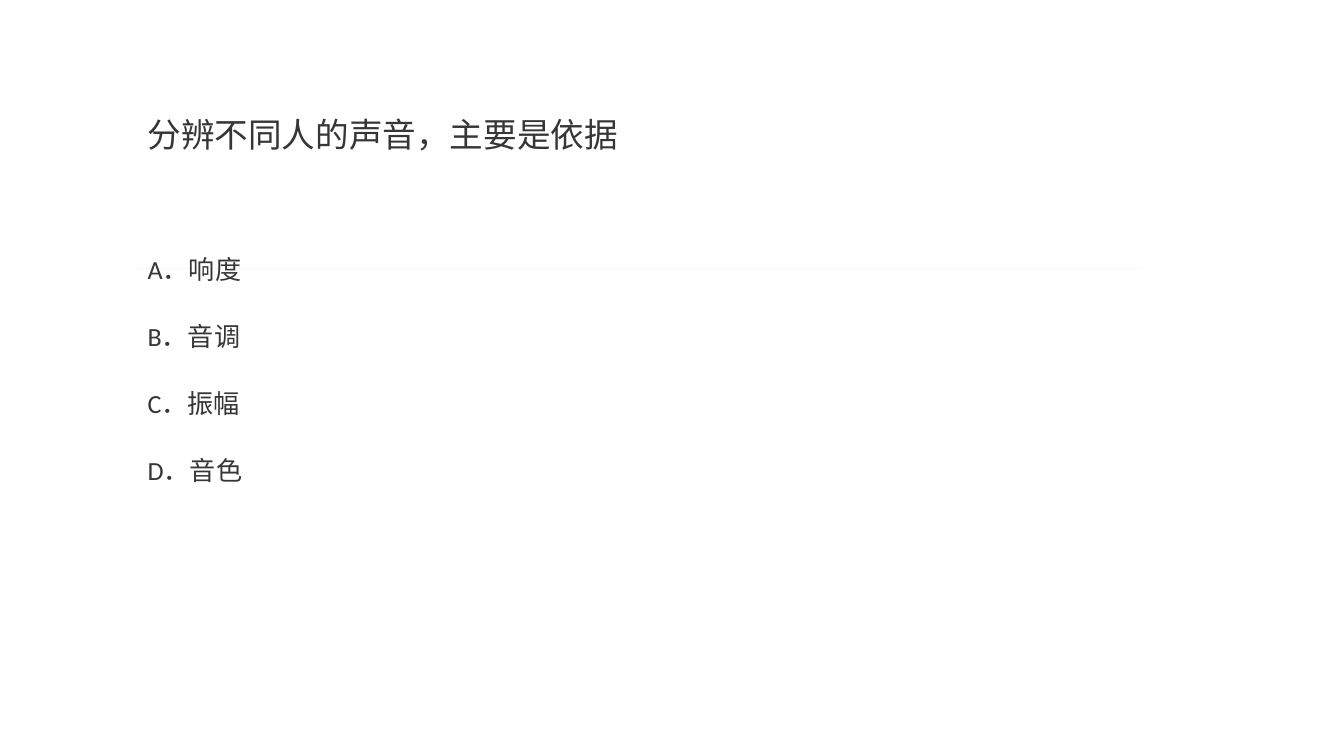
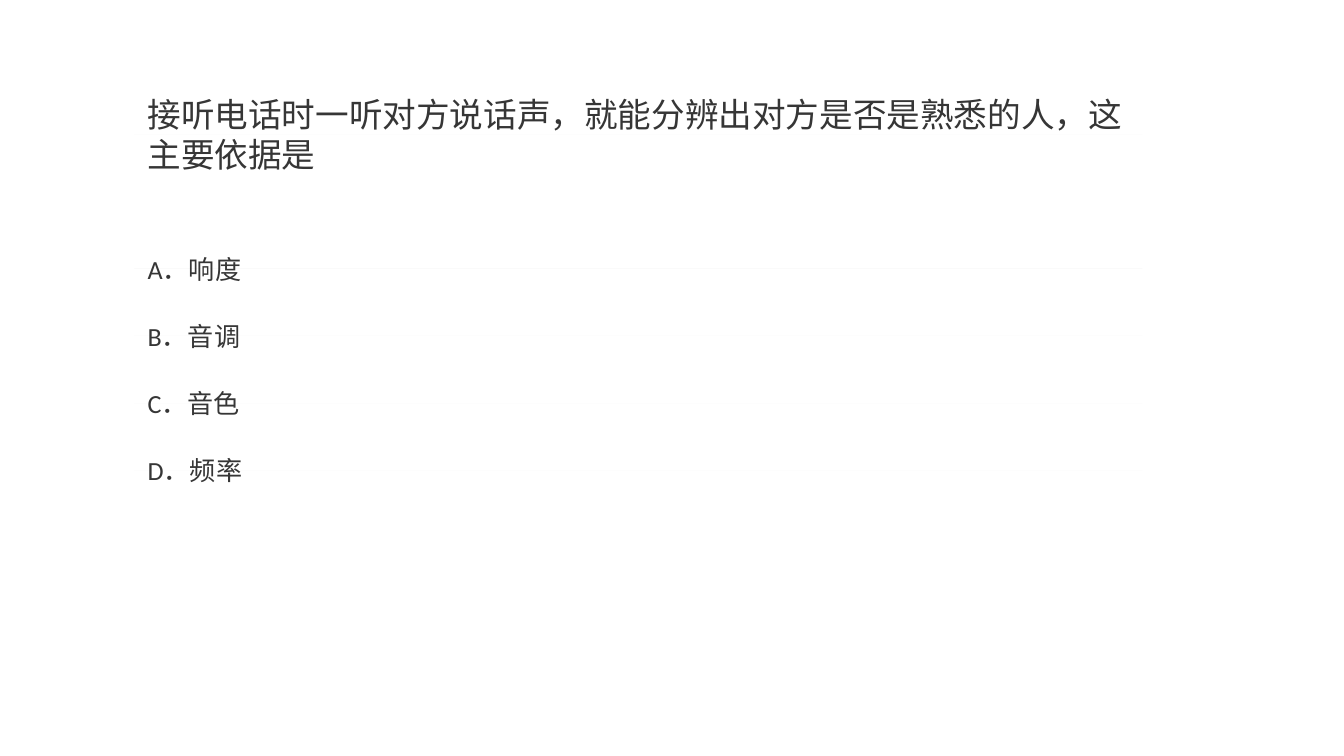
Before and after one commit to momoko8443/mang_project, a slide deck: slide 3 of question.pptx (slide 2 before the commit). Drawn at 1344x756 pixels with LibreOffice and Linux fonts; fonts in the diff are those of the drawing. Boxes give left, top, right and bottom in pixels: in the first picture for what was removed or moved away, otherwise in the second. Text is boxed around its words. In the diff, an @@ line names an element or a change of style, - is before the commit and + after.

```diff
--- a/question.pptx
+++ b/question.pptx
@@ text at (148, 98, 1122, 170): text changed @@
-分辨不同人的声音，主要是依据
+接听电话时一听对方说话声，就能分辨出对方是否是熟悉的人，这主要依据是
@@ text at (148, 392, 240, 415): text changed @@
-C．振幅
+C．音色
@@ text at (148, 459, 243, 482): text changed @@
-D．音色
+D．频率
```
Also in this commit, not shown: 3 other slides changed, 2 slides added, 2 slides removed, 5 other files.
